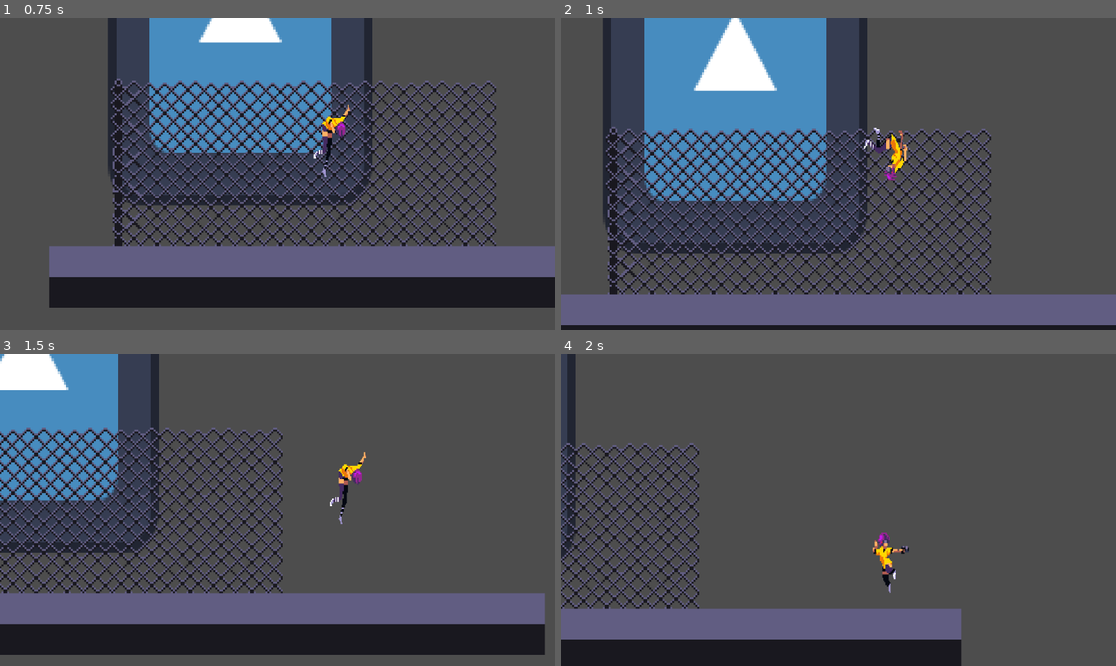
Above: before the commit, frames 1-4 (two rows, left to right).
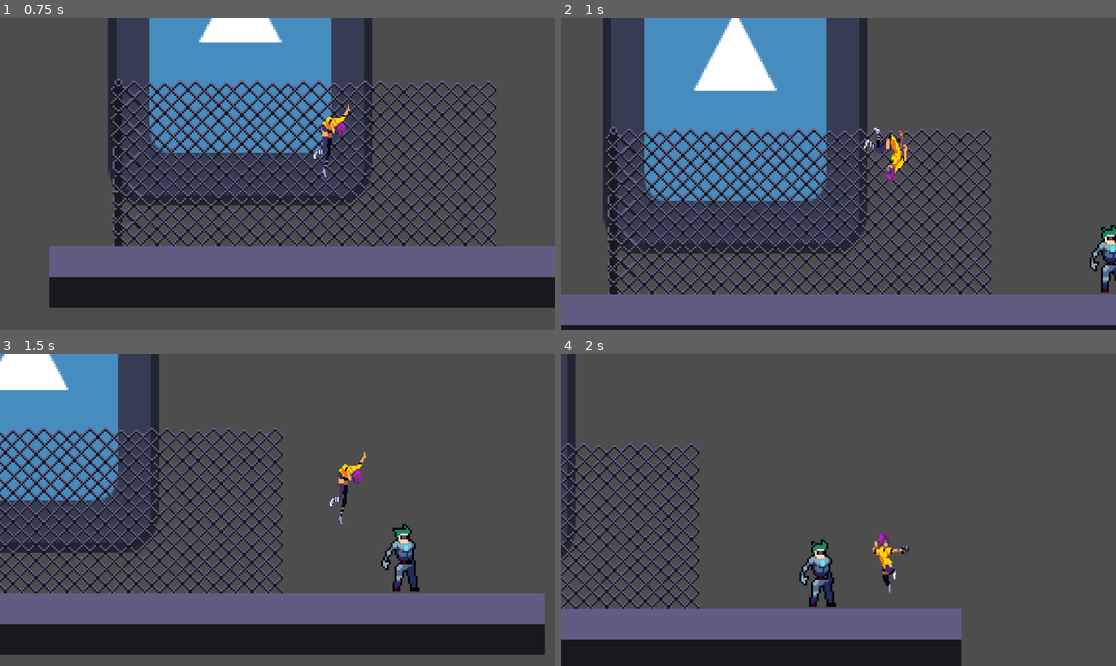
Above: after the commit, the same moments.

Repository: RovinDewan1/Dashpoint
Game: Godot game, scene res://Scenes/Main.tscn
Two runs of this game, one before a commit and one after it. Both use one fixed random seed, a clock stepped at 60 frames per second and the inputs below. The engine's default icon, where the game draws it, is replaced by a stand-in: a white triangle on a blue panel in a dark square.
Inputs:
- Up to frame 1 (0.75 s): hold Right (Right) from 0.53 s (still down); tap Shift (Dash) at 0.6 s
- Up to frame 2 (1 s): keep holding Right (Right); tap W (Jump) at 0.77 s
- Up to frame 3 (1.5 s): keep holding Right (Right); tap Shift (Dash) at 1.35 s
- Up to frame 4 (2 s): keep holding Right (Right); tap W (Jump) at 1.52 s

Frame 1 is identical in both runs. In frame 2, 0.6% of the frame differs, in the area x 95-100%, y 66-88%; in frame 3, 0.8%; in frame 4, 0.8%, in the area x 42-50%, y 59-82%.
Error after the commit: Parse Error: Expected indented block after function declaration. (res://scripts/enemy_ai.gd:4)

Commit message:
Enemy
created a collision zone and started working on script for it

Diff:
--- a/Scenes/Main.tscn
+++ b/Scenes/Main.tscn
@@ -1,8 +1,9 @@
-[gd_scene load_steps=7 format=3 uid="uid://sh0jfkl53hqm"]
+[gd_scene load_steps=8 format=3 uid="uid://sh0jfkl53hqm"]
 
 [ext_resource type="PackedScene" uid="uid://bgrxevv34rfge" path="res://Scenes/Character.tscn" id="1_r150o"]
 [ext_resource type="Texture2D" uid="uid://ncb265kceagm" path="res://sprites/ENVIRONMENT/tileset.png" id="2_kln2b"]
 [ext_resource type="Texture2D" uid="uid://bkafq7f4lrvh7" path="res://sprites/unnamed.png" id="3_rgh2o"]
+[ext_resource type="PackedScene" uid="uid://bfneg1b6ujd01" path="res://enemy_ai.tscn" id="4_rgh2o"]
 
 [sub_resource type="TileSetAtlasSource" id="TileSetAtlasSource_pbw6q"]
 texture = ExtResource("2_kln2b")
@@ -587,3 +588,6 @@
 layer_0/z_index = 1
 layer_0/tile_data = PackedInt32Array(65530, 589906, 1, 65531, 589906, 1, 65532, 589906, 1, 65533, 589906, 1, 65534, 589 …(751 unchanged characters)…
 layer_1/name = "bg"
+
+[node name="Enemy Ai" parent="." instance=ExtResource("4_rgh2o")]
+position = Vector2(209, -25)
--- /dev/null
+++ b/enemy_ai.tscn
@@ -0,0 +1,57 @@
+[gd_scene load_steps=9 format=3 uid="uid://bfneg1b6ujd01"]
+
+[ext_resource type="Script" uid="uid://vl7x7va2a07x" path="res://scripts/enemy_ai.gd" id="1_phbn7"]
+[ext_resource type="Texture2D" uid="uid://d1cycvcabekgb" path="res://sprites/3 Cyborg/Cyborg_idle.png" id="2_4pp6i"]
+
+[sub_resource type="AtlasTexture" id="AtlasTexture_s72wg"]
+atlas = ExtResource("2_4pp6i")
+region = Rect2(0, 0, 48, 48)
+
+[sub_resource type="AtlasTexture" id="AtlasTexture_blc71"]
+atlas = ExtResource("2_4pp6i")
+region = Rect2(48, 0, 48, 48)
+
+[sub_resource type="AtlasTexture" id="AtlasTexture_jcdwf"]
+atlas = ExtResource("2_4pp6i")
+region = Rect2(96, 0, 48, 48)
+
+[sub_resource type="AtlasTexture" id="AtlasTexture_rg5b2"]
+atlas = ExtResource("2_4pp6i")
+region = Rect2(144, 0, 48, 48)
+
+[sub_resource type="SpriteFrames" id="SpriteFrames_4etax"]
+animations = [{
+"frames": [{
+"duration": 1.0,
+"texture": SubResource("AtlasTexture_s72wg")
+}, {
+"duration": 1.0,
+"texture": SubResource("AtlasTexture_blc71")
+}, {
+"duration": 1.0,
+"texture": SubResource("AtlasTexture_jcdwf")
+}, {
+"duration": 1.0,
+"texture": SubResource("AtlasTexture_rg5b2")
+}],
+"loop": true,
+"name": &"default",
+"speed": 10.0
+}]
+
+[sub_resource type="RectangleShape2D" id="RectangleShape2D_ipfg1"]
+size = Vector2(21, 35)
+
+[node name="Enemy Ai" type="Node2D"]
+script = ExtResource("1_phbn7")
+
+[node name="AnimatedSprite2D" type="AnimatedSprite2D" parent="."]
+sprite_frames = SubResource("SpriteFrames_4etax")
+autoplay = "default"
+frame_progress = 0.938347
+
+[node name="TEMP - NO KILLZONE YET" type="Area2D" parent="."]
+
+[node name="CollisionShape2D" type="CollisionShape2D" parent="TEMP - NO KILLZONE YET"]
+position = Vector2(-11.5, 6.5)
+shape = SubResource("RectangleShape2D_ipfg1")
--- /dev/null
+++ b/scripts/enemy_ai.gd
@@ -0,0 +1,4 @@
+extends Node2D
+
+# Called every frame. 'delta' is the elapsed time since the previous frame.
+func _process(delta):
Not shown, added: scripts/enemy_ai.gd.uid
